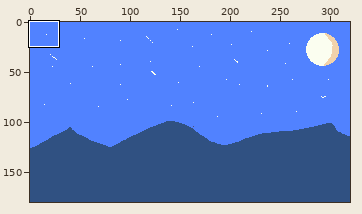
Edited in one commit: sprite sheet (gfc/Assets/AsepriteArt/Background.png). The first picture is a wide view before the edit; the outline marks the close-up.
Close-up. As it was:
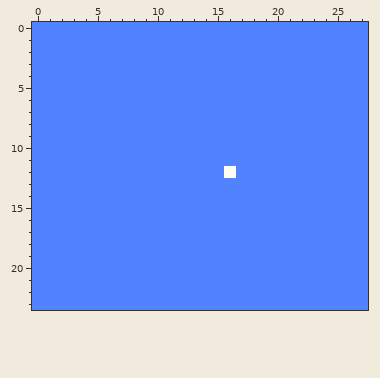
The file is 320x180 pixels. Shown: x 0..27, y 0..23.
The result:
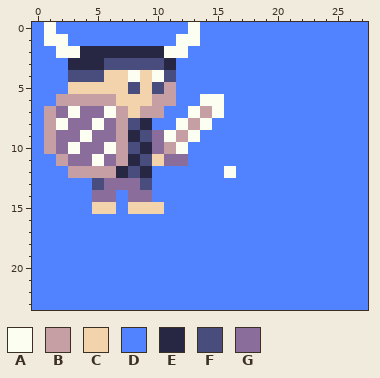
Palette (. is transparent): A #fbfef0  B #c69fa5  C #f2d3ab  D #5182ff  E #272744  F #494d7e  G #8b6d9c
The edit:
@@ x 0..17 @@
- 0 DDDDDDDDDDDDDDDDDD
- 1 DDDDDDDDDDDDDDDDDD
- 2 DDDDDDDDDDDDDDDDDD
- 3 DDDDDDDDDDDDDDDDDD
- 4 DDDDDDDDDDDDDDDDDD
- 5 DDDDDDDDDDDDDDDDDD
- 6 DDDDDDDDDDDDDDDDDD
- 7 DDDDDDDDDDDDDDDDDD
- 8 DDDDDDDDDDDDDDDDDD
- 9 DDDDDDDDDDDDDDDDDD
-10 DDDDDDDDDDDDDDDDDD
-11 DDDDDDDDDDDDDDDDDD
-12 DDDDDDDDDDDDDDDDAD
-13 DDDDDDDDDDDDDDDDDD
-14 DDDDDDDDDDDDDDDDDD
-15 DDDDDDDDDDDDDDDDDD
+ 0 DADDDDDDDDDDDADDDD
+ 1 DAADDDDDDDDDAADDDD
+ 2 DDAAEEEEEEEAADDDDD
+ 3 DDDEEEFFFFFEDDDDDD
+ 4 DDDFFFCCACAFDDDDDD
+ 5 DDDCCCCCFCFBDDDDDD
+ 6 DDBBBBBCCCBBDDAADD
+ 7 DBGAGGABCBBDDABADD
+ 8 DBAGGAGBFEDDABADDD
+ 9 DBGGAGGBEFGABADDDD
+10 DBGAGGABFEGBADDDDD
+11 DDBGGAGBEFCGGDDDDD
+12 DDDBBBBEFEDDDDDDAD
+13 DDDDDFGGGFDDDDDDDD
+14 DDDDDGGDGGDDDDDDDD
+15 DDDDDCCDCCCDDDDDDD
 16 DDDDDDDDDDDDDDDDDD
Pixel boxes of the changes (left, top, right, bottom) in both close-ups:
changed: (44, 22, 224, 214)
